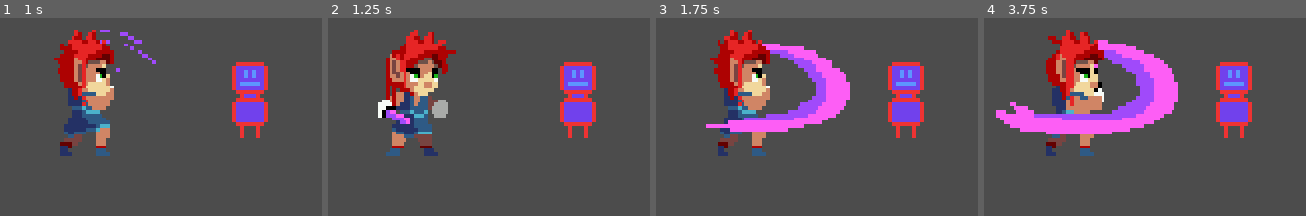
Above: before the commit, frames 1-4 (left to right).
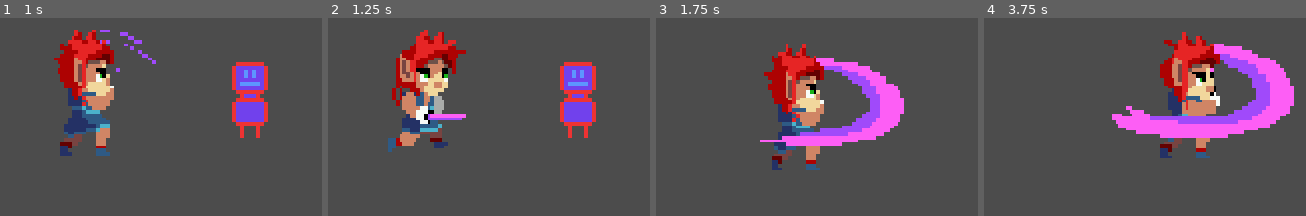
Above: after the commit, the same moments.

Repository: Zerotodeath/Beatem-up
Game: Godot game, scene res://Practicescene.tscn
Same seed, same stepped clock (60 frames per second), same inputs: the game is played once before the commit and once after it.
Inputs:
- Up to frame 1 (1 s): hold D (Input_right) from 0.53 s (still down); hold P (Input_attack) from 0.53 s (still down)
- Up to frame 2 (1.25 s): keep holding D (Input_right); keep holding P (Input_attack)
- Up to frame 3 (1.75 s): release D (Input_right) at 1.28 s; release P (Input_attack) at 1.28 s; hold S (Input_down) from 1.28 s (still down); tap P (Input_attack) at 1.35 s
- Up to frame 4 (3.75 s): release S (Input_down) at 2.03 s; hold D (Input_right) 2.03-2.78 s; hold P (Input_attack) 2.03-2.78 s; hold W (Input_up) 2.78-3.53 s; tap P (Input_attack) at 2.85 s; hold A (Input_left) from 3.53 s (still down); hold P (Input_attack) from 3.53 s (still down)

Frame 1 is identical in both runs. In frame 2, 9.1% of the frame differs, in the area x 15-43%, y 6-70%; in frame 3, 26%; in frame 4, 32%, in the area x 3-97%, y 6-71%.

Commit message:
Fix attacking

Diff:
--- a/Player.gd
+++ b/Player.gd
@@ -12,16 +12,15 @@
 
 var state = Moving
 
+var Motion = Vector2.ZERO
+var Direction = 1
+
 var Xinput
 var Yinput
-
-var Motion = Vector2.ZERO
-var Direction = 1
 
 signal Attacked
 
 func _process(delta):
-
 	match state:
 		Moving:
 			Move(delta)
@@ -38,17 +37,13 @@
 		Motion.x += Xinput * ACCEL * delta
 		Motion.x = clamp(Motion.x, -MAXSPEED, MAXSPEED)
 		$AnimationPlayer.play("Run")
+	if Yinput != 0:
+		Motion.y += 550 * Yinput * delta
+		Motion.y = clamp(Motion.y, -300, 300)
 
 	if Xinput == 0:
-		state = Idle
-
-	if Yinput != 0:
-		Motion.y = 250 * Yinput
-	else:
-		Motion.y = 0
-
-	if Motion.x == 0:
-		state = Idle
+		if Yinput == 0:
+			state = Idle
 
 	if Input.is_action_just_pressed("Input_attack"):
 		state = Attacking
@@ -56,26 +51,29 @@
 
 func Idling(delta):
 	$AnimationPlayer.play("Idle")
+	$Hitbox/CollisionShape2D.disabled = true
 
 	Motion.x = lerp(Motion.x, 0, 0.22)
+	Motion.y = lerp(Motion.y, 0, .27)
 
-	if Input.is_action_just_pressed("Input_right") || Input.is_action_just_pressed("Input_left"):
+	if Input.is_action_pressed("Input_right") || Input.is_action_just_pressed("Input_left") || Input.is_action_just_pressed("Input_up") || Input.is_action_just_pressed("Input_down"):
 		state = Moving
-	if Input.is_action_just_pressed("Input_attack"):
+	if Input.is_action_pressed("Input_attack"):
 		state = Attacking
 	move_and_slide(Motion)
 
 func Attack(delta):
 	$AnimationPlayer.play("Attack")
-	Motion.x = 0
-	Motion.y = 0
+	Motion.x = lerp(Motion.x, 0, .1)
+	Motion.y = lerp(Motion.y, 0, .12)
 
-	if Input.is_action_just_pressed("Input_right") || Input.is_action_just_pressed("Input_left"):
-		state = Moving
+	if Xinput != 0:
+		if Yinput != 0:
+			state = Moving
 
 	move_and_slide(Motion)
 
 
 func _on_AnimationPlayer_animation_finished(Attack):
 	if state == Attacking:
-		state = Idle
+		state = Moving
--- a/Player.tscn
+++ b/Player.tscn
@@ -42,64 +42,64 @@
 region = Rect2( 512, 0, 64, 64 )
 
 [sub_resource type="AtlasTexture" id=10]
+atlas = ExtResource( 4 )
+region = Rect2( 0, 0, 64, 64 )
+
+[sub_resource type="AtlasTexture" id=11]
+atlas = ExtResource( 4 )
+region = Rect2( 64, 0, 64, 64 )
+
+[sub_resource type="AtlasTexture" id=12]
+atlas = ExtResource( 4 )
+region = Rect2( 128, 0, 64, 64 )
+
+[sub_resource type="AtlasTexture" id=13]
+atlas = ExtResource( 4 )
+region = Rect2( 192, 0, 64, 64 )
+
+[sub_resource type="AtlasTexture" id=14]
+atlas = ExtResource( 4 )
+region = Rect2( 256, 0, 64, 64 )
+
+[sub_resource type="AtlasTexture" id=15]
+atlas = ExtResource( 4 )
+region = Rect2( 320, 0, 64, 64 )
+
+[sub_resource type="AtlasTexture" id=16]
+atlas = ExtResource( 4 )
+region = Rect2( 384, 0, 64, 64 )
+
+[sub_resource type="AtlasTexture" id=17]
 atlas = ExtResource( 1 )
 region = Rect2( 576, 0, 64, 64 )
 
-[sub_resource type="AtlasTexture" id=11]
+[sub_resource type="AtlasTexture" id=18]
 atlas = ExtResource( 1 )
 region = Rect2( 640, 0, 64, 64 )
 
-[sub_resource type="AtlasTexture" id=12]
+[sub_resource type="AtlasTexture" id=19]
 atlas = ExtResource( 1 )
 region = Rect2( 704, 0, 64, 64 )
 
-[sub_resource type="AtlasTexture" id=13]
+[sub_resource type="AtlasTexture" id=20]
 atlas = ExtResource( 1 )
 region = Rect2( 768, 0, 64, 64 )
 
-[sub_resource type="AtlasTexture" id=14]
+[sub_resource type="AtlasTexture" id=21]
 atlas = ExtResource( 1 )
 region = Rect2( 832, 0, 64, 64 )
 
-[sub_resource type="AtlasTexture" id=15]
+[sub_resource type="AtlasTexture" id=22]
 atlas = ExtResource( 1 )
 region = Rect2( 896, 0, 64, 64 )
 
-[sub_resource type="AtlasTexture" id=16]
+[sub_resource type="AtlasTexture" id=23]
 atlas = ExtResource( 1 )
 region = Rect2( 960, 0, 64, 64 )
 
-[sub_resource type="AtlasTexture" id=17]
+[sub_resource type="AtlasTexture" id=24]
 atlas = ExtResource( 1 )
 region = Rect2( 1024, 0, 64, 64 )
-
-[sub_resource type="AtlasTexture" id=18]
-atlas = ExtResource( 4 )
-region = Rect2( 0, 0, 64, 64 )
-
-[sub_resource type="AtlasTexture" id=19]
-atlas = ExtResource( 4 )
-region = Rect2( 64, 0, 64, 64 )
-
-[sub_resource type="AtlasTexture" id=20]
-atlas = ExtResource( 4 )
-region = Rect2( 128, 0, 64, 64 )
-
-[sub_resource type="AtlasTexture" id=21]
-atlas = ExtResource( 4 )
-region = Rect2( 192, 0, 64, 64 )
-
-[sub_resource type="AtlasTexture" id=22]
-atlas = ExtResource( 4 )
-region = Rect2( 256, 0, 64, 64 )
-
-[sub_resource type="AtlasTexture" id=23]
-atlas = ExtResource( 4 )
-region = Rect2( 320, 0, 64, 64 )
-
-[sub_resource type="AtlasTexture" id=24]
-atlas = ExtResource( 4 )
-region = Rect2( 384, 0, 64, 64 )
 
 [sub_resource type="SpriteFrames" id=25]
 animations = [ {
@@ -108,22 +108,22 @@
 "name": "default",
 "speed": 12.0
 }, {
-"frames": [ SubResource( 10 ), SubResource( 11 ), SubResource( 12 ), SubResource( 13 ), SubResource( 14 ), SubResource( 15 ), SubResource( 16 ), SubResource( 17 ) ],
+"frames": [ SubResource( 10 ), SubResource( 11 ), SubResource( 12 ), SubResource( 13 ), SubResource( 14 ), SubResource( 15 ), SubResource( 16 ) ],
+"loop": false,
+"name": "Attack",
+"speed": 12.0
+}, {
+"frames": [ SubResource( 17 ), SubResource( 18 ), SubResource( 19 ), SubResource( 20 ), SubResource( 21 ), SubResource( 22 ), SubResource( 23 ), SubResource( 24 ) ],
 "loop": true,
 "name": "Run",
 "speed": 12.0
-}, {
-"frames": [ SubResource( 18 ), SubResource( 19 ), SubResource( 20 ), SubResource( 21 ), SubResource( 22 ), SubResource( 23 ), SubResource( 24 ) ],
-"loop": false,
-"name": "Attack",
-"speed": 12.0
 } ]
 
 [sub_resource type="RectangleShape2D" id=26]
 extents = Vector2( 32, 56 )
 
 [sub_resource type="RectangleShape2D" id=27]
-extents = Vector2( 32, 48 )
+extents = Vector2( 36, 48 )
 
 [sub_resource type="Animation" id=28]
 resource_name = "Attack"
--- a/project.godot
+++ b/project.godot
@@ -51,6 +51,12 @@
 
 [input]
 
+ui_down={
+"deadzone": 0.5,
+"events": [ Object(InputEventKey,"resource_local_to_scene":false,"resource_name":"","device":0,"alt":false,"shift":false,"control":false,"meta":false,"command":false,"pressed":false,"scancode":16777234,"unicode":0,"echo":false,"script":null)
+, Object(InputEventJoypadButton,"resource_local_to_scene":false,"resource_name":"","device":0,"button_index":13,"pressure":0.0,"pressed":false,"script":null)
+ ]
+}
 Input_right={
 "deadzone": 0.5,
 "events": [ Object(InputEventKey,"resource_local_to_scene":false,"resource_name":"","device":0,"alt":false,"shift":false,"control":false,"meta":false,"command":false,"pressed":false,"scancode":68,"unicode":0,"echo":false,"script":null)
